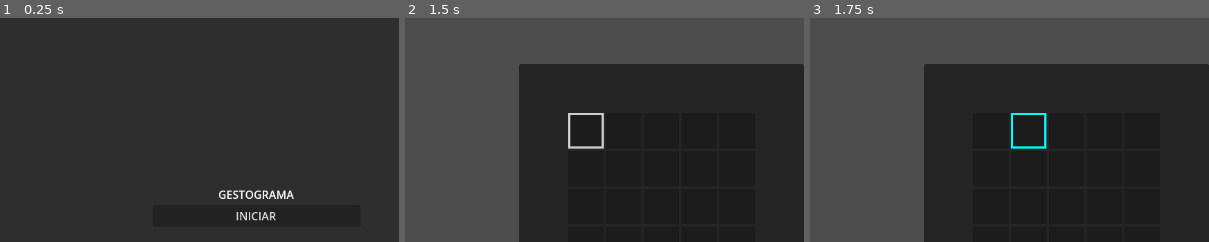
Above: before the commit, frames 1-3 (left to right).
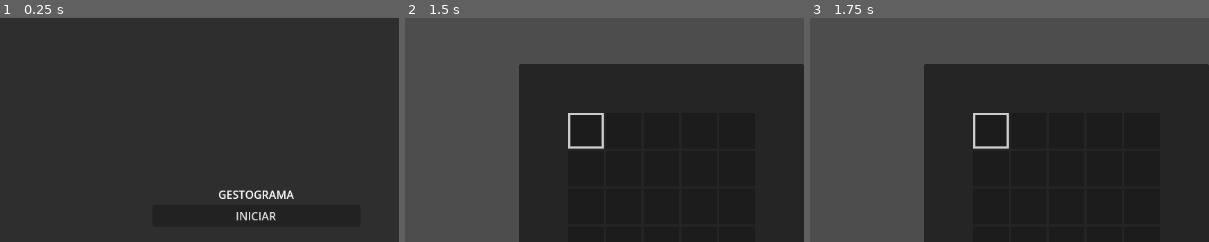
Above: after the commit, the same moments.

Repository: LuisGrigore/gestograma
Game: Godot game, scene res://core/scene_manager/scene_manager.tscn
Same seed, same stepped clock (60 frames per second), same inputs: the game is played once before the commit and once after it.
Inputs:
- Up to frame 1 (0.25 s): no input
- Up to frame 2 (1.5 s): click "INICIAR" at 0.5 s; tap Enter (ui_accept) at 1.25 s; hold Right (ui_right) from 1.28 s (still down); hold Space (ui_select) from 1.28 s (still down)
- Up to frame 3 (1.75 s): keep holding Right (ui_right); keep holding Space (ui_select); tap Enter (ui_accept) at 1.52, 1.55 s
The pictures show only the part of the screen within x 18-68%, y 8-58%; the shares and areas given below are measured in that part.

Frames 1-2 are identical in both runs. In frame 3, 0.8% of the frame differs, in the area x 40-60%, y 42-59%.

Commit message:
word grid mvc

Diff:
--- a/components/word_grid/components/word_tile_row/scripts/states/word_grid_tile_row_listening_state.gd
+++ b/components/word_grid/components/word_tile_row/controller/states/word_grid_tile_row_listening_state.gd
@@ -3,23 +3,25 @@
 
 var _model: TileRowModel = null
 var _view:TileRowView = null
+var _input_gatherer:TileRowInputGatherer = null
 var _current_index := 0
 
-static func get_instance(model: TileRowModel, view:TileRowView) -> TileRowListeningState:
+static func get_instance(model: TileRowModel, view:TileRowView, input_gatherer: TileRowInputGatherer) -> TileRowListeningState:
 	var new_state = TileRowListeningState.new()
 	new_state.name = "TileRowListeningState"
 	new_state._model = model
 	new_state._view = view
+	new_state._input_gatherer = input_gatherer
 	return new_state
 
 func on_enter(context := {}) -> void:
 	_current_index = context["index"]
 	_view.set_active(true)
-	GameController.input_bus.letter.connect(_on_letter)
+	_input_gatherer.letter.connect(_on_letter)
 
 func on_exit() -> void:
 	_view.set_active(false)
-	GameController.input_bus.letter.disconnect(_on_letter)
+	_input_gatherer.letter.disconnect(_on_letter)
 
 func _on_letter(letter: String) -> void:
 	_model.set_letter_at_index(letter, _current_index)
--- a/components/word_grid/components/word_tile_row/scripts/states/word_grid_tile_row_selecting_state.gd
+++ b/components/word_grid/components/word_tile_row/controller/states/word_grid_tile_row_selecting_state.gd
@@ -3,13 +3,15 @@
 
 var _model: TileRowModel = null
 var _view:TileRowView = null
+var _input_gatherer = null
 var _current_index := 0
 
-static func get_instance(model: TileRowModel, view:TileRowView) -> TileRowSelectingState:
+static func get_instance(model: TileRowModel, view:TileRowView, input_gatherer:TileRowInputGatherer) -> TileRowSelectingState:
 	var new_state = TileRowSelectingState.new()
 	new_state.name = "TileRowSelectingState"
 	new_state._model = model
 	new_state._view = view
+	new_state._input_gatherer = input_gatherer
 	return new_state
 
 enum FocusMovement {FORWARD, BACKWARD}
@@ -32,19 +34,19 @@
 	_current_index = _current_index % _model.get_word_length()
 
 	_view.set_focus_at_index(_current_index)
-	GameController.input_bus.slide.connect(_on_slide)
-	GameController.input_bus.select.connect(_on_select)
-	GameController.input_bus.accept.connect(_on_accept)
+	_input_gatherer.slide.connect(_on_slide)
+	_input_gatherer.accept.connect(_on_accept)
+	_input_gatherer.select.connect(_on_select)
 
 func on_exit() -> void:
-	GameController.input_bus.slide.disconnect(_on_slide)
-	GameController.input_bus.select.disconnect(_on_select)
-	GameController.input_bus.accept.disconnect(_on_accept)
+	_input_gatherer.slide.disconnect(_on_slide)
+	_input_gatherer.select.disconnect(_on_select)
+	_input_gatherer.accept.disconnect(_on_accept)
 
-func _on_slide(direction: InputBus.SlideDirection) -> void:
-	if direction == InputBus.SlideDirection.LEFT:
+func _on_slide(direction: TileRowInputGatherer.SlideDirection) -> void:
+	if direction == TileRowInputGatherer.SlideDirection.LEFT:
 		move_focus(FocusMovement.BACKWARD)
-	if direction == InputBus.SlideDirection.RIGHT:
+	if direction == TileRowInputGatherer.SlideDirection.RIGHT:
 		move_focus(FocusMovement.FORWARD)
 
 func _on_select() -> void:
--- /dev/null
+++ b/components/word_grid/components/word_tile_row/controller/word_tile_row_controller.gd
@@ -0,0 +1,64 @@
+class_name TileRowController extends Control
+
+const TILE_ROW_SCENE := preload("uid://brt4wkfjp534f")
+
+var _view: TileRowView = null
+var _model: TileRowModel = null
+var _input_gatherer: TileRowInputGatherer = null
+
+var state_machine: StateMachine
+
+signal accepted(success: bool)
+
+func _ready() -> void:
+	var lock_state = TileRowLockState.get_instance(_model,_view)
+	lock_state.validation.connect(_on_validation)
+
+	state_machine = StateMachine.get_instance([TileRowIdleState.get_instance(_model,_view),
+	TileRowListeningState.get_instance(_model,_view,_input_gatherer),
+	lock_state,
+	TileRowSelectingState.get_instance(_model,_view,_input_gatherer)], "TileRowIdleState")
+	add_child(state_machine)
+
+#static func init(model:TileRowModel = null, view:TileRowView = null, input_gatherer:TileRowInputGatherer = null) -> TileRowController:
+	#var tile_row = TILE_ROW_SCENE.instantiate()
+	#var new_view = TileRowView.init(model)
+	#tile_row._model = model
+	#tile_row._view = new_view
+	#tile_row.add_child(new_view)
+	#return tile_row
+
+static func init(model: TileRowModel = null, view: TileRowView = null, input_gatherer: TileRowInputGatherer = null) -> TileRowController:
+	var tile_row = TILE_ROW_SCENE.instantiate()
+
+	# Model
+	if model == null:
+		model = TileRowModel.new()
+	tile_row._model = model
+
+	# View
+	var new_view: TileRowView
+	if view == null:
+		new_view = TileRowView.init(model)
+	else:
+		new_view = view
+	tile_row._view = new_view
+	tile_row.add_child(new_view)
+
+	# Input Gatherer (si lo necesitas en el futuro)
+	var new_input_gatherer:TileRowInputGatherer
+	if input_gatherer != null:
+		new_input_gatherer = input_gatherer
+	else:
+		new_input_gatherer = TileRowKeyInputGatherer.new()
+	tile_row._input_gatherer = new_input_gatherer
+	if !new_input_gatherer.is_inside_tree():
+		tile_row.add_child(new_input_gatherer)
+
+	return tile_row
+
+func _on_validation(success: bool) -> void:
+	accepted.emit(success)
+
+func activate() -> void:
+	state_machine.change_states("TileRowSelectingState", {"index": 0})
--- /dev/null
+++ b/components/word_grid/components/word_tile_row/controller/word_tile_row_controller.tscn
@@ -0,0 +1,6 @@
+[gd_scene format=3 uid="uid://brt4wkfjp534f"]
+
+[ext_resource type="Script" uid="uid://bvyg1ci1mhnq2" path="res://components/word_grid/components/word_tile_row/controller/word_tile_row_controller.gd" id="1_kv4ev"]
+
+[node name="Controller" type="MarginContainer" unique_id=1355151508]
+script = ExtResource("1_kv4ev")
--- /dev/null
+++ b/components/word_grid/components/word_tile_row/input/implementations/key_input_gatherer.gd
@@ -0,0 +1,30 @@
+class_name TileRowKeyInputGatherer extends TileRowInputGatherer
+
+
+func on_input(event) -> void:
+	# SLIDE LEFT
+	if event.is_action_pressed("ui_left"):
+		slide.emit(InputBus.SlideDirection.LEFT)
+		print("Left")
+
+	# SLIDE RIGHT
+	elif event.is_action_pressed("ui_right"):
+		slide.emit(InputBus.SlideDirection.RIGHT)
+
+	# SELECT
+	elif event.is_action_pressed("ui_select"):
+		select.emit()
+
+	# ACCEPT
+	elif event.is_action_pressed("ui_accept"):
+		accept.emit()
+
+	# LETRAS
+	elif event is InputEventKey and event.pressed and not event.echo:
+		if event.unicode > 0:
+			var _letter := String.chr(event.unicode)
+			if _letter.length() == 1 and (
+				(_letter >= "a" and _letter <= "z") or
+				(_letter >= "A" and _letter <= "Z")
+			):
+				letter.emit(_letter.to_upper())
--- /dev/null
+++ b/components/word_grid/components/word_tile_row/input/input_gatherer.gd
@@ -0,0 +1,8 @@
+class_name TileRowInputGatherer extends Node
+
+enum SlideDirection {LEFT, RIGHT}
+
+signal slide(direction: SlideDirection)
+signal select()
+signal accept()
+signal letter(letter: String)
--- a/components/word_grid/components/word_tile_row/scenes/word_tile_row.tscn
+++ /dev/null
@@ -1,6 +0,0 @@
-[gd_scene format=3 uid="uid://brt4wkfjp534f"]
-
-[ext_resource type="Script" uid="uid://bvyg1ci1mhnq2" path="res://components/word_grid/components/word_tile_row/scripts/word_tile_row_controller.gd" id="1_63gpj"]
-
-[node name="Controller" type="MarginContainer" unique_id=1355151508]
-script = ExtResource("1_63gpj")
--- a/components/word_grid/components/word_tile_row/scripts/word_tile_row_controller.gd
+++ /dev/null
@@ -1,36 +0,0 @@
-class_name TileRowController extends Control
-
-const TILE_ROW_SCENE := preload("uid://brt4wkfjp534f")
-
-@export var _view: TileRowView = null
-var _model: TileRowModel = null
-
-var state_machine: StateMachine
-
-signal accepted(success: bool)
-
-func _ready() -> void:
-
-	var lock_state = TileRowLockState.get_instance(_model,_view)
-	lock_state.validation.connect(_on_validation)
-
-	state_machine = StateMachine.get_instance([TileRowIdleState.get_instance(_model,_view),
-	TileRowListeningState.get_instance(_model,_view),
-	lock_state,
-	TileRowSelectingState.get_instance(_model,_view)], "TileRowIdleState")
-	add_child(state_machine)
-
-static func init(model:TileRowModel) -> TileRowController:
-	var tile_row = TILE_ROW_SCENE.instantiate()
-	var view = TileRowView.init(model)
-	tile_row._model = model
-	#tile_row._view._model = model
-	tile_row._view = view
-	tile_row.add_child(view)
-	return tile_row
-
-func _on_validation(success: bool) -> void:
-	accepted.emit(success)
-
-func activate() -> void:
-	state_machine.change_states("TileRowSelectingState", {"index": 0})
--- a/components/word_grid/components/word_tile_row/components/letter_tile/scenes/letter_tile.tscn
+++ b/components/word_grid/components/word_tile_row/view/components/letter_tile/scenes/letter_tile.tscn
@@ -1,7 +1,7 @@
 [gd_scene format=3 uid="uid://hitecpmmu241"]
 
-[ext_resource type="StyleBox" uid="uid://5425pjaibxcf" path="res://components/word_grid/components/word_tile_row/components/letter_tile/styles/word_grid_tile_active_style.tres" id="1_vuh3q"]
-[ext_resource type="Script" uid="uid://cplo5x8fgie4r" path="res://components/word_grid/components/word_tile_row/components/letter_tile/scripts/letter_tile.gd" id="2_ecleg"]
+[ext_resource type="StyleBox" uid="uid://5425pjaibxcf" path="res://components/word_grid/components/word_tile_row/view/components/letter_tile/styles/word_grid_tile_active_style.tres" id="1_vuh3q"]
+[ext_resource type="Script" uid="uid://cplo5x8fgie4r" path="res://components/word_grid/components/word_tile_row/view/components/letter_tile/scripts/letter_tile.gd" id="2_ecleg"]
 
 [node name="Tile" type="Panel" unique_id=1641759670 node_paths=PackedStringArray("letter_label")]
 custom_minimum_size = Vector2(64, 64)
--- a/components/word_grid/scripts/word_grid_panel.gd
+++ b/components/word_grid/scripts/word_grid_panel.gd
@@ -18,9 +18,11 @@
 	tile_rows[active_tile_row].accepted.connect(_on_accepted)
 
 func _ready() -> void:
+	var key_input_gatherer := TileRowKeyInputGatherer.new()
+	add_child(key_input_gatherer)
 	for i in range(max_tries):
 		var tile_row_model = TileRowModel.init(target_word)
-		var tile_row: TileRowController = TileRowController.init(tile_row_model)
+		var tile_row: TileRowController = TileRowController.init(tile_row_model,null,key_input_gatherer)
 		container.add_child(tile_row)
 		tile_rows.append(tile_row)
 
--- a/game/game_controller.gd
+++ b/game/game_controller.gd
@@ -40,4 +40,5 @@
 	elif event is InputEventKey and event.pressed and not event.echo:
 		if event.unicode > 0:
 			var letter := String.chr(event.unicode)
-			input_bus.letter.emit(letter)
+			if letter.length() == 1 and (letter >= "a" and letter <= "z") or (letter >= "A" and letter <= "Z"):
+				input_bus.letter.emit(letter.to_upper())
Renamed: components/word_grid/components/word_tile_row/scripts/states/word_grid_tile_row_idle_state.gd -> components/word_grid/components/word_tile_row/controller/states/word_grid_tile_row_idle_state.gd
Renamed: components/word_grid/components/word_tile_row/scripts/states/word_grid_tile_row_idle_state.gd.uid -> components/word_grid/components/word_tile_row/controller/states/word_grid_tile_row_idle_state.gd.uid
Renamed: components/word_grid/components/word_tile_row/scripts/states/word_grid_tile_row_listening_state.gd.uid -> components/word_grid/components/word_tile_row/controller/states/word_grid_tile_row_listening_state.gd.uid
Renamed: components/word_grid/components/word_tile_row/scripts/states/word_grid_tile_row_lock_state.gd -> components/word_grid/components/word_tile_row/controller/states/word_grid_tile_row_lock_state.gd
Renamed: components/word_grid/components/word_tile_row/scripts/states/word_grid_tile_row_lock_state.gd.uid -> components/word_grid/components/word_tile_row/controller/states/word_grid_tile_row_lock_state.gd.uid
Renamed: components/word_grid/components/word_tile_row/scripts/states/word_grid_tile_row_selecting_state.gd.uid -> components/word_grid/components/word_tile_row/controller/states/word_grid_tile_row_selecting_state.gd.uid
Renamed: components/word_grid/components/word_tile_row/scripts/word_tile_row_controller.gd.uid -> components/word_grid/components/word_tile_row/controller/word_tile_row_controller.gd.uid
Not shown, added: components/word_grid/components/word_tile_row/input/implementations/key_input_gatherer.gd.uid
Not shown, added: components/word_grid/components/word_tile_row/input/input_gatherer.gd.uid
Renamed: components/word_grid/components/word_tile_row/scripts/word_tile_row_model.gd -> components/word_grid/components/word_tile_row/model/word_tile_row_model.gd
Renamed: components/word_grid/components/word_tile_row/scripts/word_tile_row_model.gd.uid -> components/word_grid/components/word_tile_row/model/word_tile_row_model.gd.uid
Renamed: components/word_grid/components/word_tile_row/components/letter_tile/scripts/letter_tile.gd -> components/word_grid/components/word_tile_row/view/components/letter_tile/scripts/letter_tile.gd
(and 8 more such lines)
